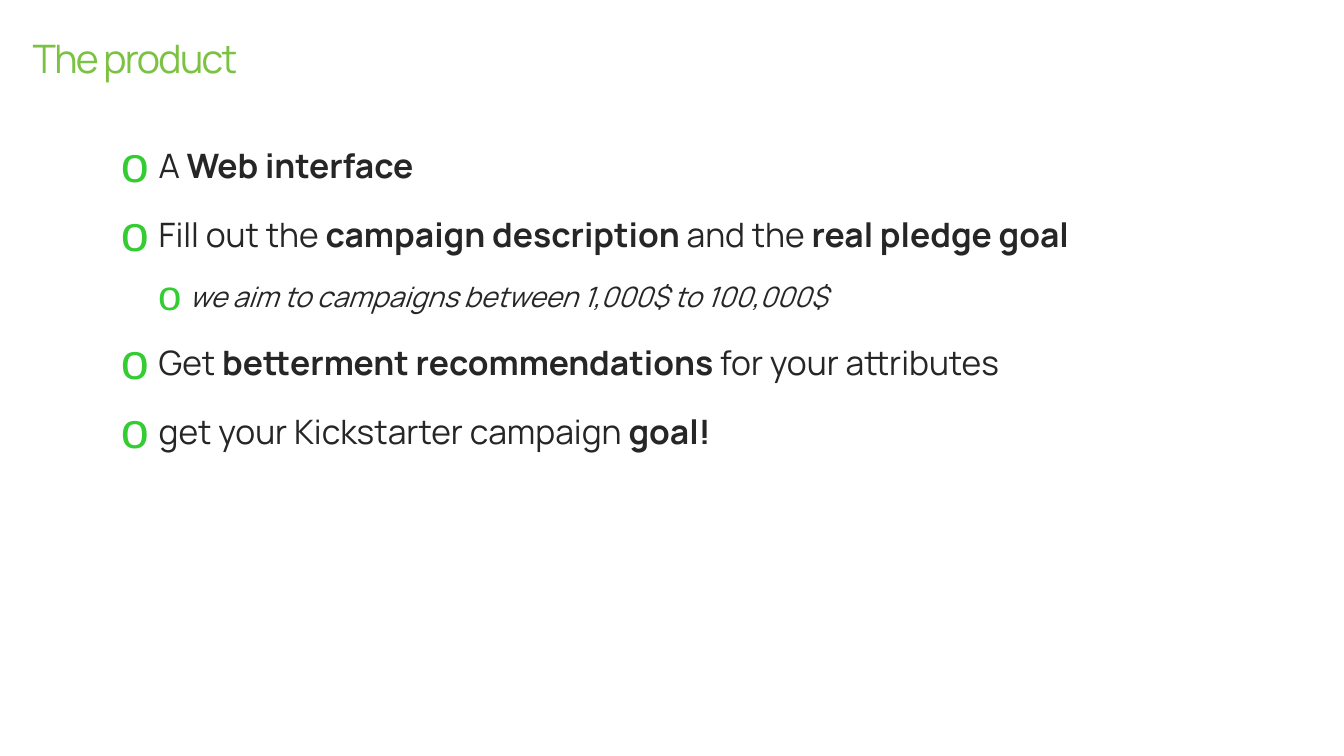
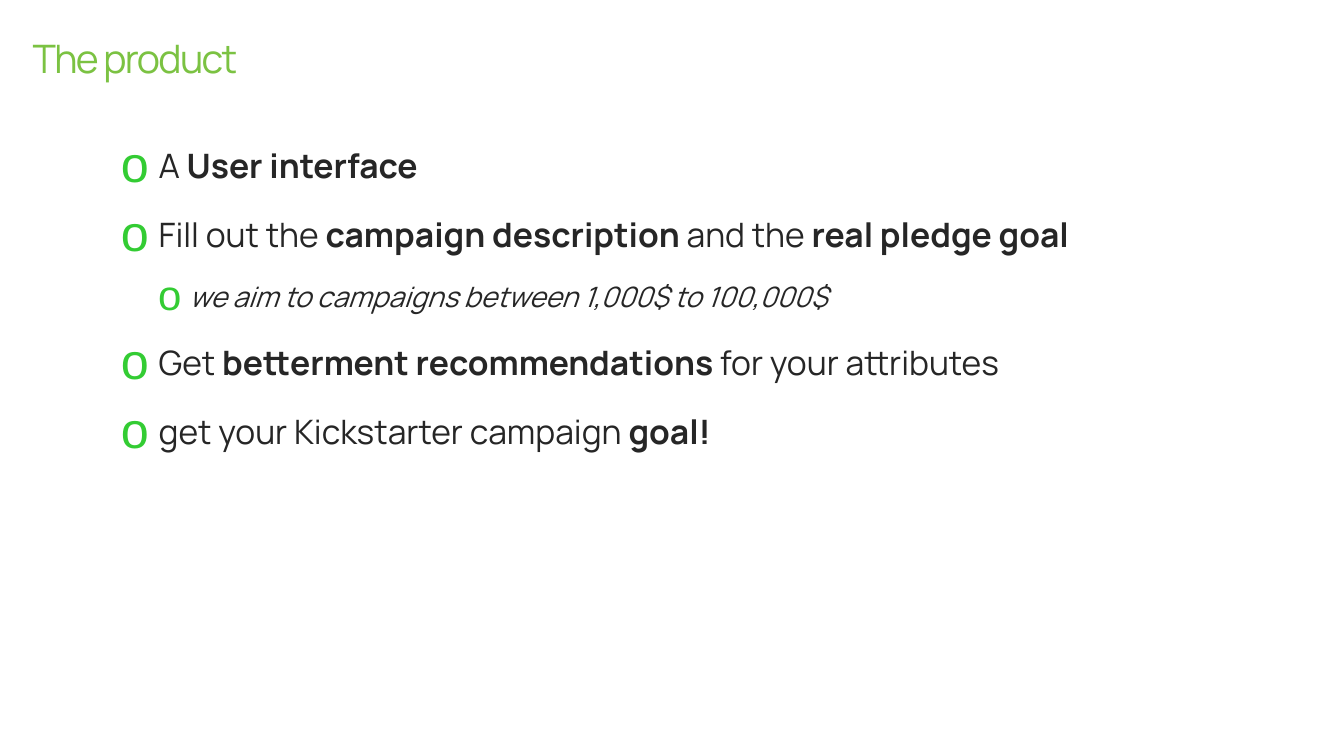
Before and after one commit to etoister/Kickstarter, a slide deck: slide 29 of KO final.pptx. Drawn at 1344x756 pixels with LibreOffice and Linux fonts; fonts in the diff are those of the drawing. Boxes give left, top, right and bottom in pixels: in the first picture for what was removed or moved away, otherwise in the second. Text is boxed around its words. In the diff, an @@ line names an element or a change of style, - is before the commit and + after.

```diff
--- a/KO final.pptx
+++ b/KO final.pptx
@@ text at (x1=159, y1=153, x2=417, y2=179): text changed @@
-  o A Web interface
+  o A User interface
```
Also in this commit, not shown: 4 other slides changed.
